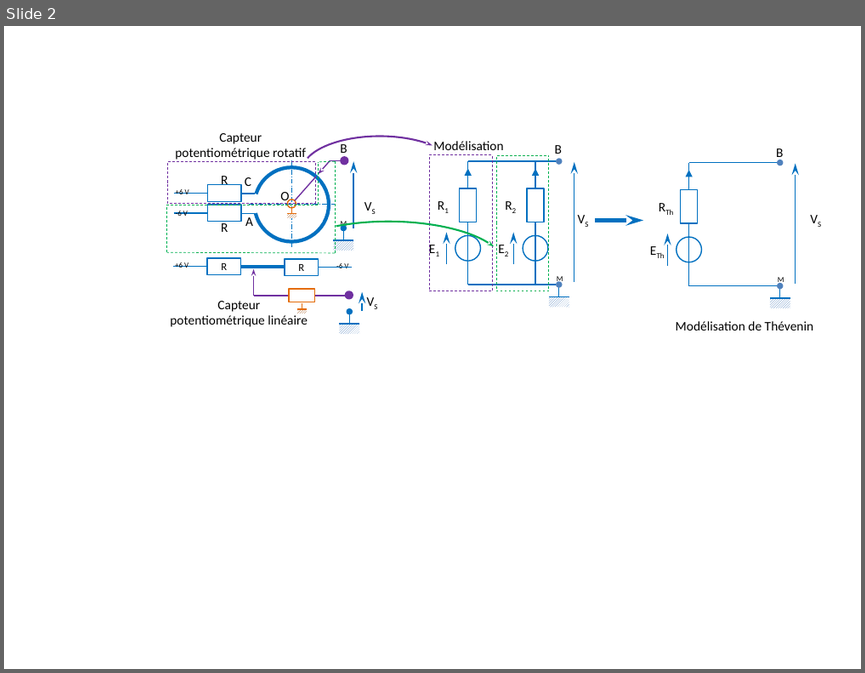
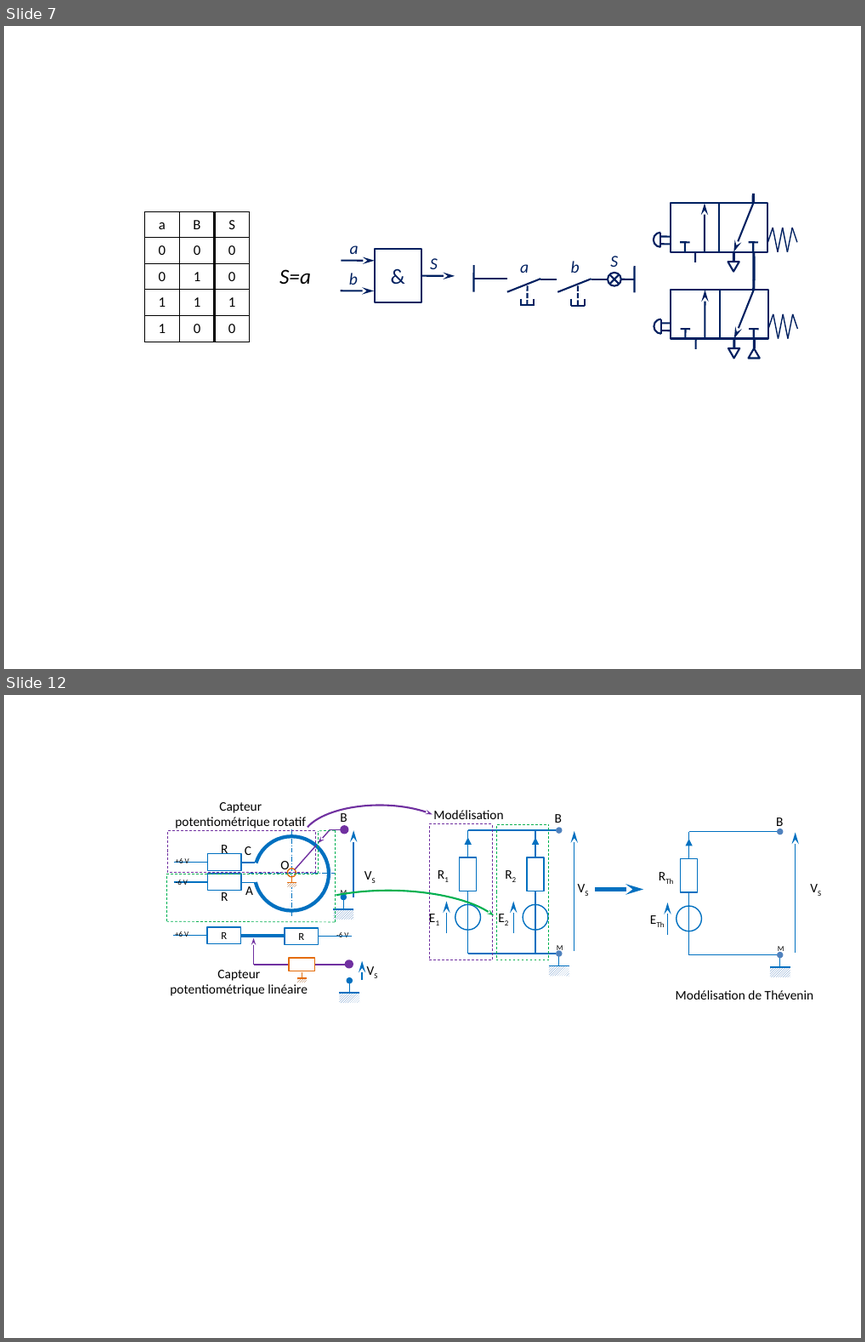
Before and after one commit to xpessoles/Cycle_01_DecouverteSII, a slide deck: ChaineFonctionnelle/02_Fonction_Traiter/02_Fonction_Traiter_Figures.pptx. Shown one above the other, each under a label of ours: slide 2 before the commit, slides 7 and 12 after it; the slides between them are not shown. The pictures are 865x673 and 865x1342 pixels, drawn with LibreOffice and Linux fonts; fonts in the diff are those of the drawing. Boxes give left, top, right and bottom in pixels: in the first picture for what was removed or moved away, otherwise in the second. Text is boxed around its words. In the diff, an @@ line names an element or a change of style, - is before the commit and + after.

```diff
--- a/ChaineFonctionnelle/02_Fonction_Traiter/02_Fonction_Traiter_Figures.pptx
+++ b/ChaineFonctionnelle/02_Fonction_Traiter/02_Fonction_Traiter_Figures.pptx
@@ slide 7 added at (4,26,861,669), background #FFFFFF @@
@@ table added at (144,211,250,340), 5 rows, 3 columns @@
+a | B | S
+0 | 0 | 0
+0 | 1 | 0
+1 | 1 | 1
+1 | 0 | 0
@@ text added at (279,269,311,284), 18 pt, text #000000, italic @@
+S=a
@@ text added at (349,272,358,284), 14 pt, text #002060, italic @@
+b
@@ group added at (341,245,454,303): 2 arrows, 2 texts, 1 rectangle @@
+&
+a
+S
@@ group added at (473,256,635,306): 16 lines, 3 texts, 1 flow chart summing junction @@
+S
+a
+b
@@ arrow added from (340, 290) to (374, 290), #002060 1.5 pt @@
@@ group added at (653,193,797,358): 34 lines, 4 rectangles, 4 arrows, 3 triangles, 2 arc (boxed as its full ellipse)s @@
@@ what was slide 2 is now slide 12 @@
```
Also in this commit, not shown: 1 slide changed, 9 other slides added, 2 other files.
